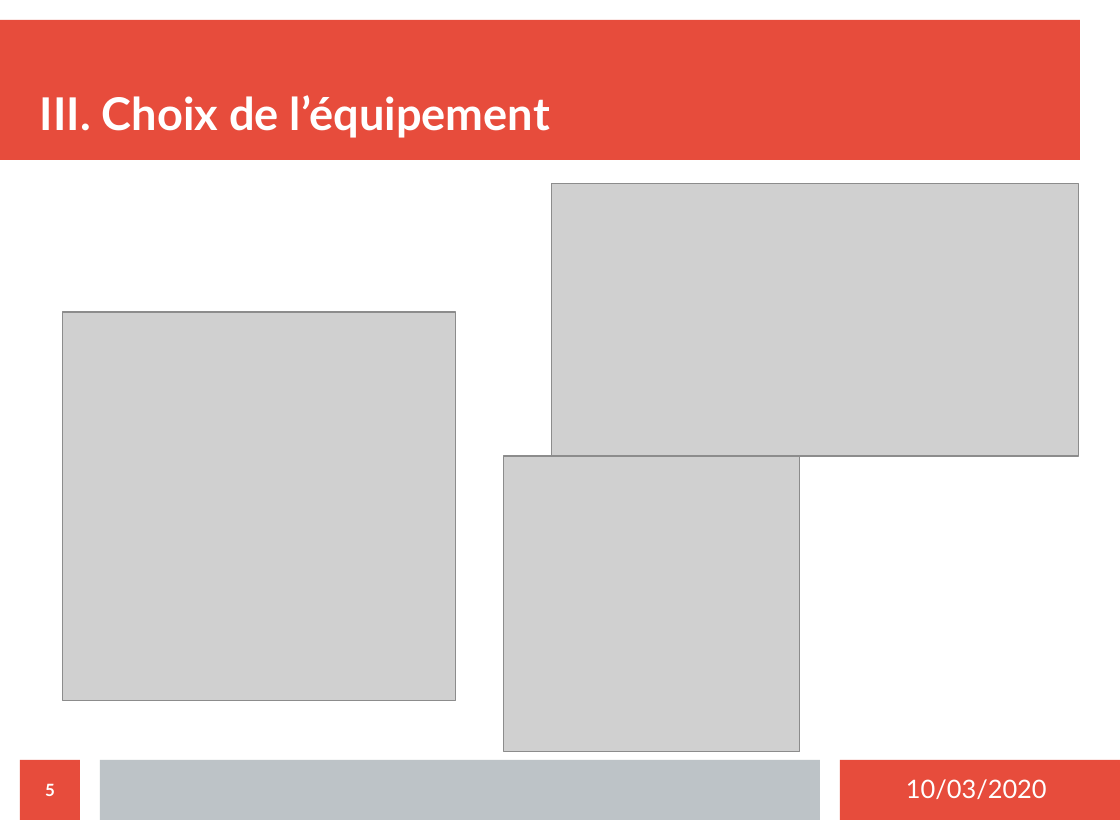
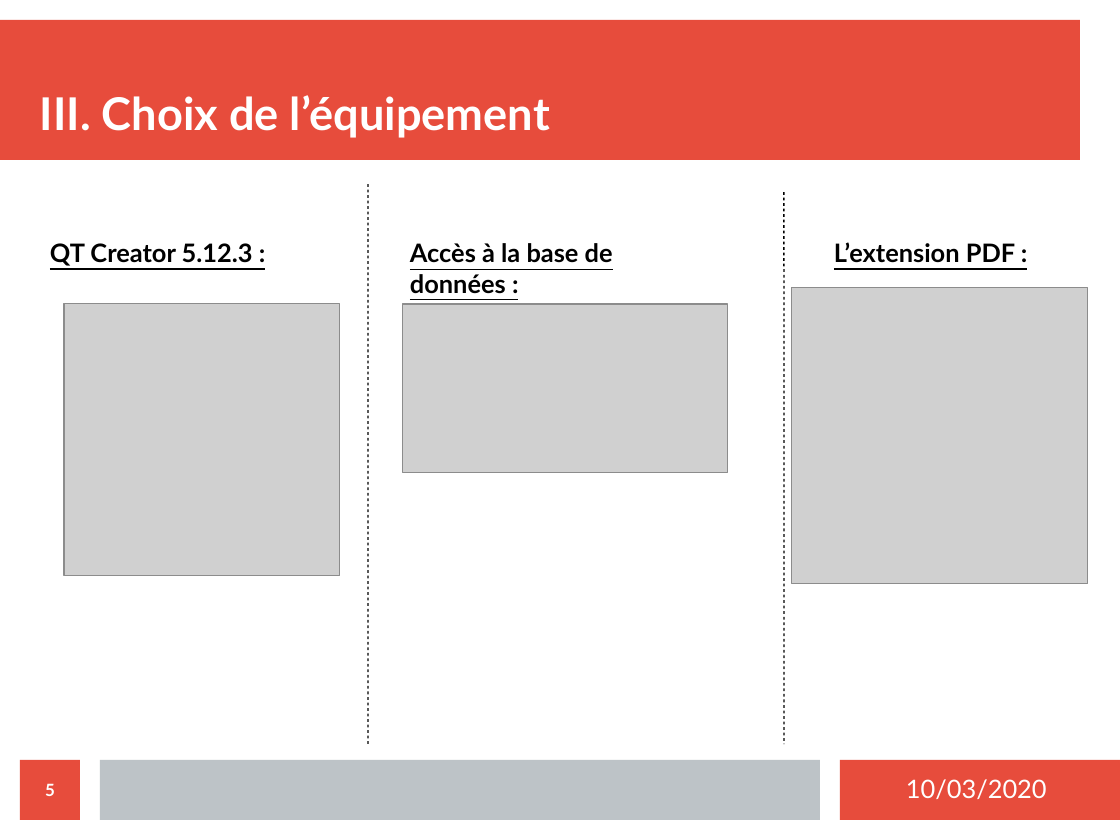
Before and after one commit to MezeretteBrice/Projet_Ronde, a slide deck: slide 5 of SOUTENANCE/Revue2/Revue2_CHEVREL.odp. Drawn at 1120x840 pixels with LibreOffice and Linux fonts; fonts in the diff are those of the drawing; grey boxes stand for pictures. Boxes give left, top, right and bottom in pixels: in the first picture for what was removed or moved away, otherwise in the second. Text is boxed around its words. In the diff, an @@ line names an element or a change of style, - is before the commit and + after.

```diff
--- a/SOUTENANCE/Revue2/Revue2_CHEVREL.odp
+++ b/SOUTENANCE/Revue2/Revue2_CHEVREL.odp
@@ line added from (368, 184) to (368, 744), #000000 0.99 pt @@
@@ line added from (785, 192) to (785, 744), #000000 0.99 pt @@
@@ text added at <box>50,243,253,266</box>, 18 pt, text #000000, bold, underline @@
+QT Creator 5.12.3 :
@@ text added at <box>410,243,613,294</box>, 18 pt, text #000000, bold, underline @@
+Accès à la base de données :
@@ text added at <box>834,242,1015,263</box>, 18 pt, text #000000, bold, underline @@
+L’extension PDF :
@@ picture: place and size @@
-picture at <box>552,184,1078,456</box>
+picture at <box>793,288,1088,583</box>
@@ picture: place and size @@
-picture at <box>62,312,455,700</box>
+picture at <box>64,304,339,576</box>
@@ picture: place and size @@
-picture at <box>504,456,800,752</box>
+picture at <box>402,304,728,473</box>
```
Also in this commit, not shown: 8 other slides changed, 2 slides removed.
